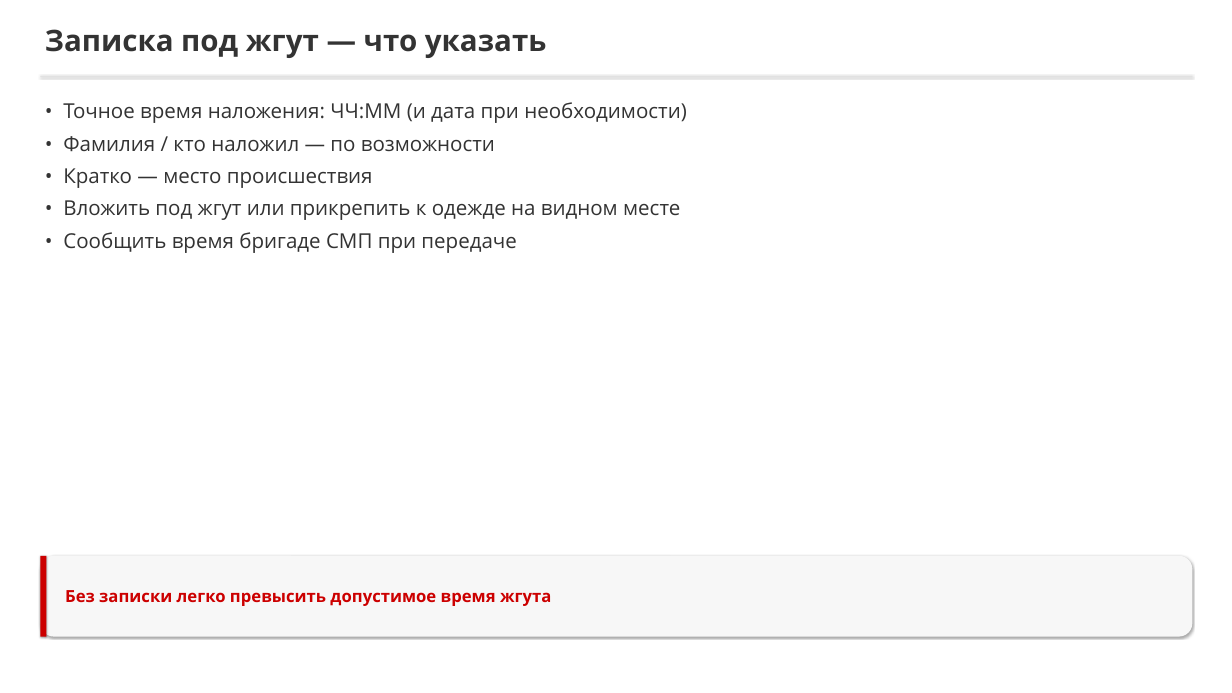
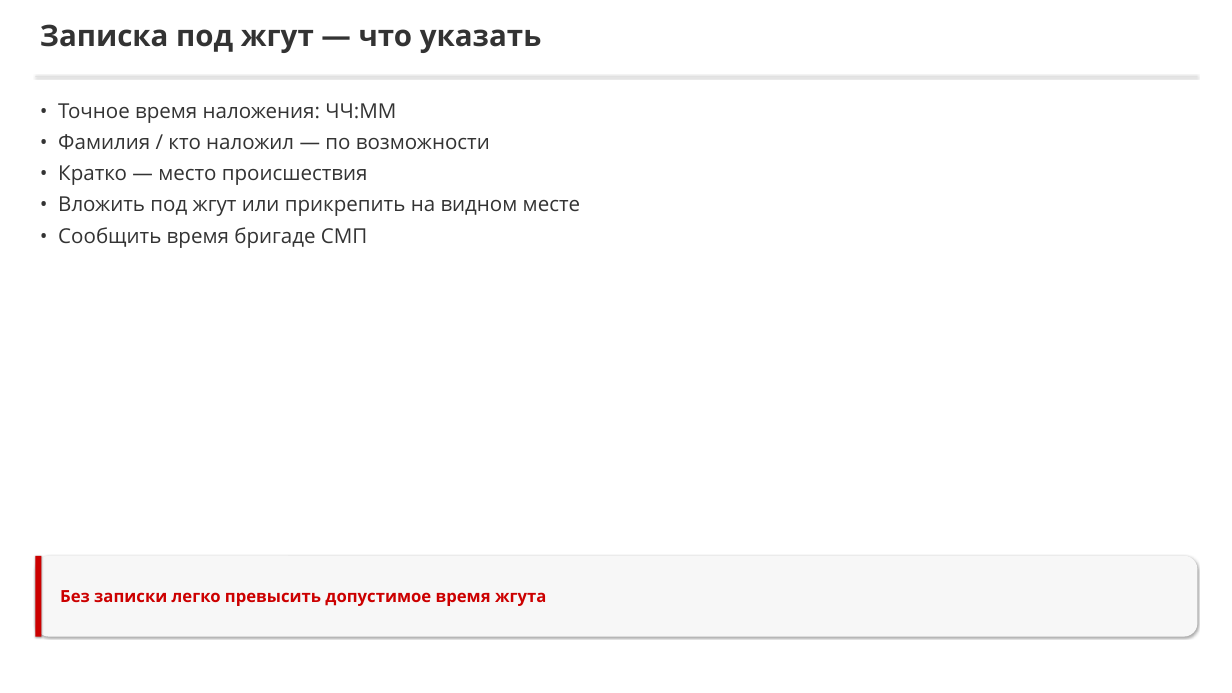
Before and after one commit to lysakalenushka-hash/-, a slide deck: slide 13 of tema2_bleeding/Способы_временной_остановки_кровотечения.pptx. Drawn at 1232x693 pixels with LibreOffice and Linux fonts; fonts in the diff are those of the drawing. Boxes give left, top, right and bottom in pixels: in the first picture for what was removed or moved away, otherwise in the second. Text is boxed around its words. In the diff, an @@ line names an element or a change of style, - is before the commit and + after.

```diff
--- a/tema2_bleeding/Способы_временной_остановки_кровотечения.pptx
+++ b/tema2_bleeding/Способы_временной_остановки_кровотечения.pptx
@@ text "Записка под жгут — что ...": place and size @@
-text "Записка под жгут — что ..." at (45,29,546,58)
+text "Записка под жгут — что ..." at (40,24,541,53)
@@ rectangle: place and size @@
-rectangle at (40,76,1192,77)
+rectangle at (36,76,1197,77)
@@ text at (58,103,396,123): text changed @@
-• Точное время наложения: ЧЧ:ММ (и дата при необходимости)
+• Точное время наложения: ЧЧ:ММ
@@ text at (58,134,490,185): less space between paragraphs @@
@@ text at (58,196,580,248): text changed @@
-• Вложить под жгут или прикрепить к одежде на видном месте
-• Сообщить время бригаде СМП при передаче
+• Вложить под жгут или прикрепить на видном месте
+• Сообщить время бригаде СМП
@@ rounded rectangle: place and size @@
-rounded rectangle at (40,556,1192,637)
+rounded rectangle at (36,556,1197,637)
@@ rectangle: place and size @@
-rectangle at (40,556,46,637)
+rectangle at (36,556,42,637)
@@ text "Без записки легко превысить допустимое ...": place and size @@
-text "Без записки легко превысить допустимое ..." at (65,590,551,606)
+text "Без записки легко превысить допустимое ..." at (60,590,546,606)
```
Also in this commit, not shown: 6 other slides changed, 11 slides added, 11 slides removed, 7 other files.
